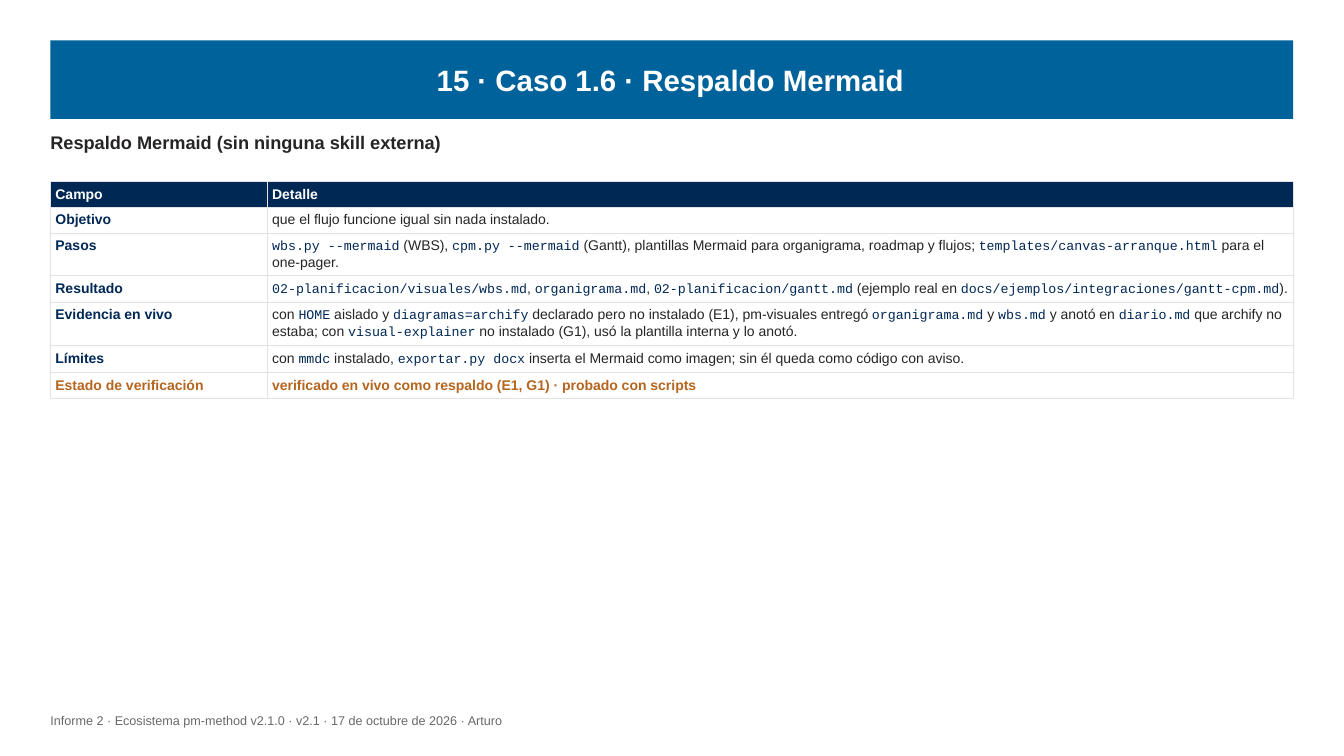
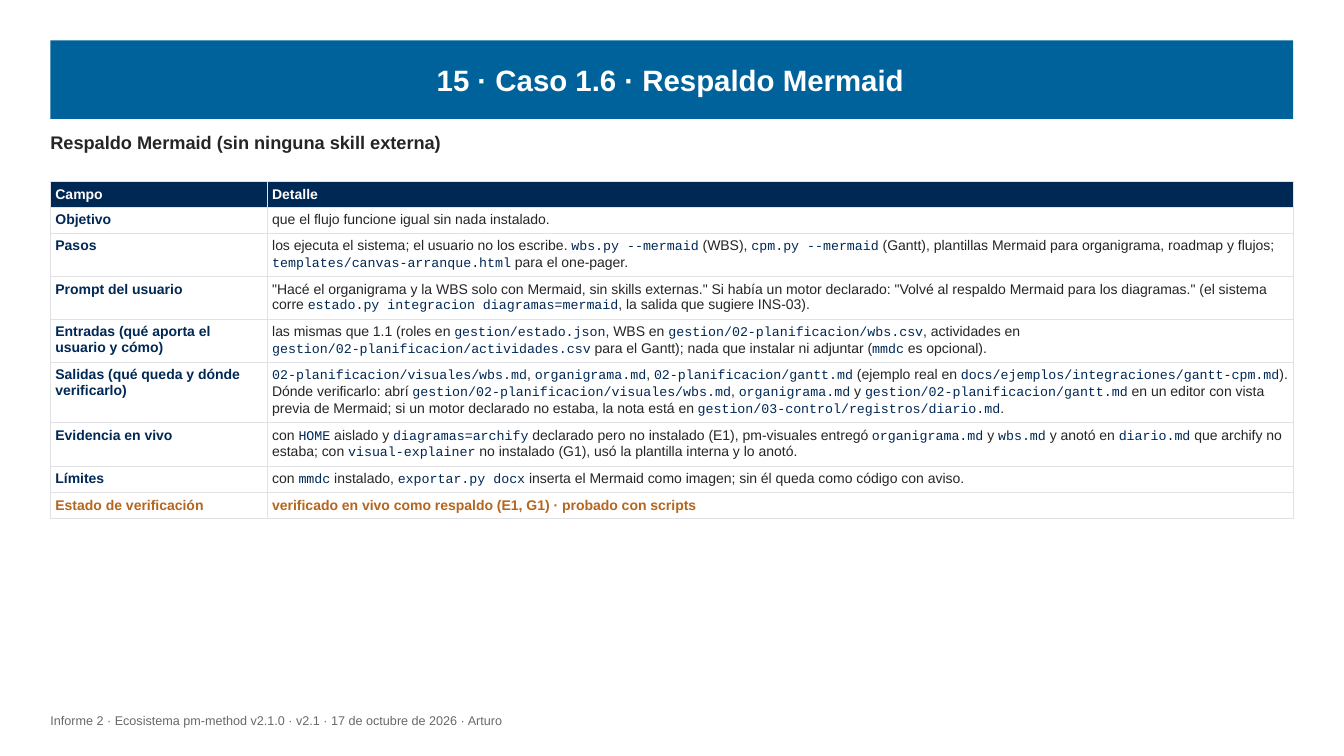
Before and after one commit to Arturo-Penas-Rial/pm-method, a slide deck: slide 117 of docs/informe/informe-2-ecosistema-pm-method-v2.1.pptx (slide 116 before the commit). Drawn at 1344x756 pixels with LibreOffice and Linux fonts; fonts in the diff are those of the drawing. Boxes give left, top, right and bottom in pixels: in the first picture for what was removed or moved away, otherwise in the second. Text is boxed around its words. In the diff, an @@ line names an element or a change of style, - is before the commit and + after.

Commit message:
pm-method 2.1.0: guías E2E para el usuario, prompts y entradas/salidas en los casos, diagramas legibles

```diff
--- a/docs/informe/informe-2-ecosistema-pm-method-v2.1.pptx
+++ b/docs/informe/informe-2-ecosistema-pm-method-v2.1.pptx
@@ table at bbox=[50, 181, 1294, 517] @@
-row 3: Pasos | wbs.py --mermaid (WBS), cpm.py --mermaid (Gantt), plantillas Mermaid para organigrama, roadmap y flujos; templates/canvas-arranque.html para el one-pager.
-row 4: Resultado | 02-planificacion/visuales/wbs.md, organigrama.md, 02-planificacion/gantt.md (ejemplo real en docs/ejemplos/integraciones/gantt-cpm.md).
+row 3: Pasos | los ejecuta el sistema; el usuario no los escribe. wbs.py --mermaid (WBS), cpm.py --mermaid (Gantt), plantillas Mermaid para organigrama, roadmap y flujos; templates/canvas-arranque.html para el one-pager.
+row 4: Prompt del usuario | "Hacé el organigrama y la WBS solo con Mermaid, sin skills externas." Si había un motor declarado: "Volvé al respaldo Mermaid para los diagramas." (el sistema corre estado.py integracion diagramas=mermaid, la salida que sugiere INS-03).
+row 5: Entradas (qué aporta el usuario y cómo) | las mismas que 1.1 (roles en gestion/estado.json, WBS en gestion/02-planificacion/wbs.csv, actividades en gestion/02-planificacion/actividades.csv para el Gantt); nada que instalar ni adjuntar (mmdc es opcional).
+row 6: Salidas (qué queda y dónde verificarlo) | 02-planificacion/visuales/wbs.md, organigrama.md, 02-planificacion/gantt.md (ejemplo real en docs/ejemplos/integraciones/gantt-cpm.md). Dónde verificarlo: abrí gestion/02-planificacion/visuales/wbs.md, organigrama.md y gestion/02-planificacion/gantt.md en un editor con vista previa de Mermaid; si un motor declarado no estaba, la nota está en gestion/03-control/registros/diario.md.
```
Also in this commit, not shown: 45 other slides changed, 7 slides added, 1 slide removed, 52 other files.
